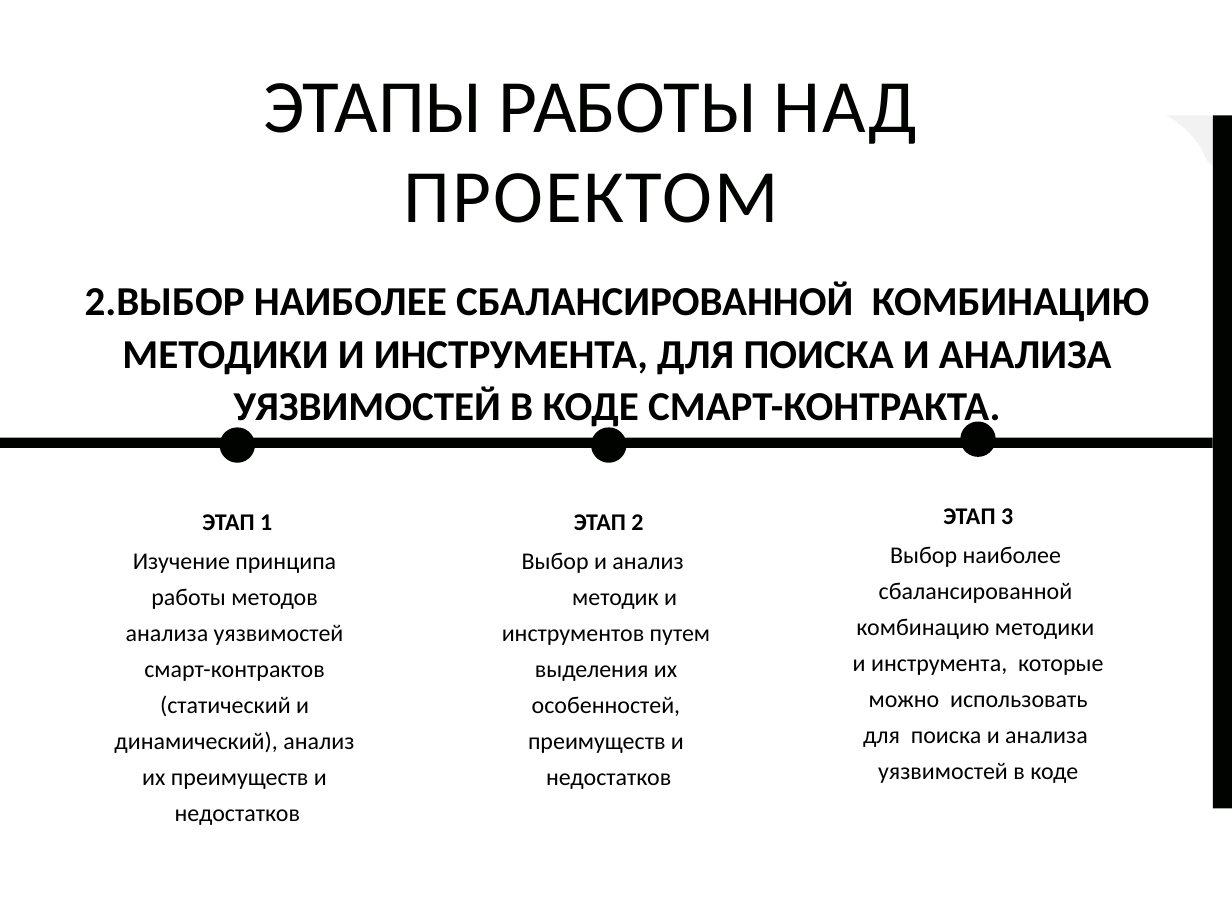
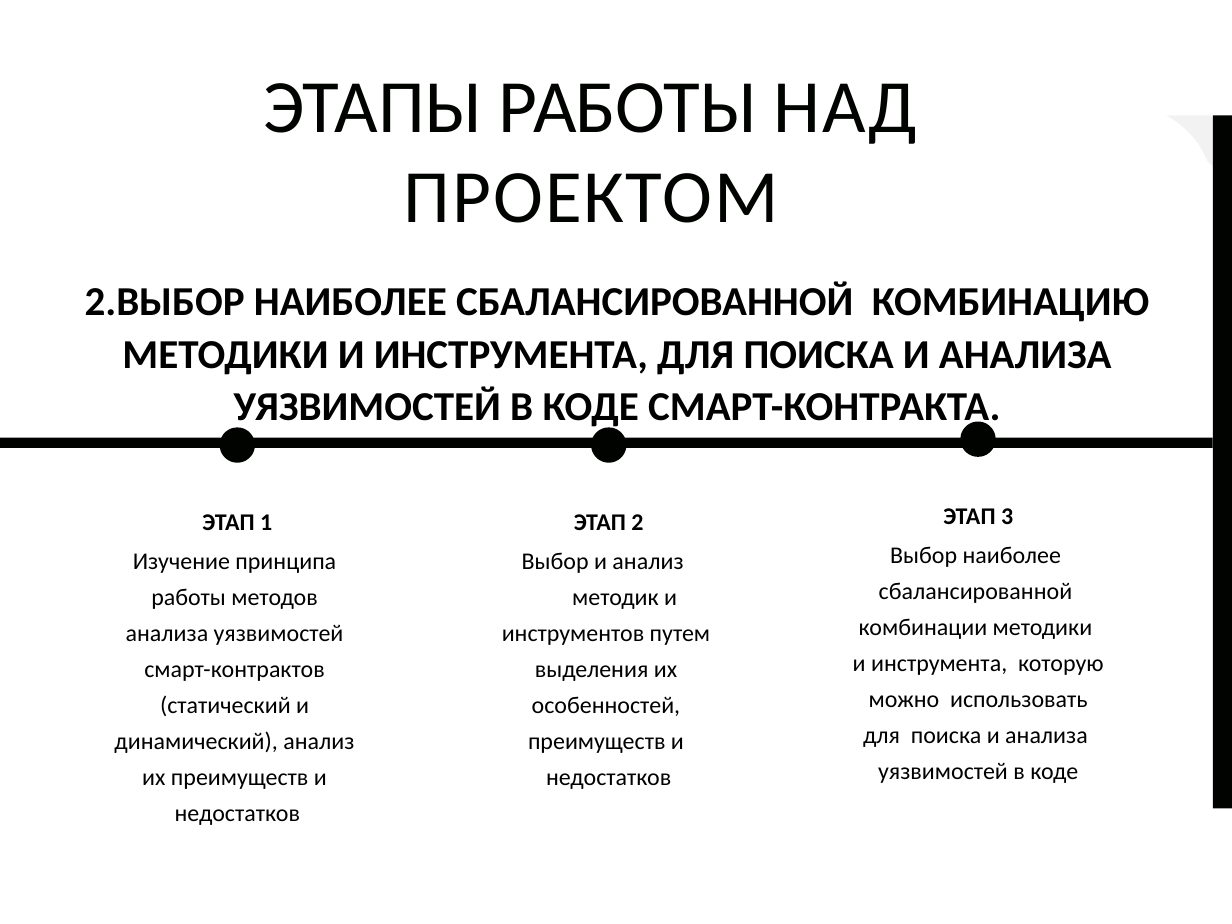
Before and after one commit to FyZzyss/Ocenka_uyazvimosti, a slide deck: slide 4 of reports/презентация.pptx. Drawn at 1232x924 pixels with LibreOffice and Linux fonts; fonts in the diff are those of the drawing; background and template pictures are left out. Boxes give left, top, right and bottom in pixels: in the first picture for what was removed or moved away, otherwise in the second. Text is boxed around its words. In the diff, an @@ line names an element or a change of style, - is before the commit and + after.

```diff
--- a/reports/презентация.pptx
+++ b/reports/презентация.pptx
@@ text at (853,546,1104,783): text changed @@
-Выбор наиболее сбалансированной комбинацию методики и инструмента, которые можно использовать для поиска и анализа уязвимостей в коде
+Выбор наиболее сбалансированной комбинации методики и инструмента, которую можно использовать для поиска и анализа уязвимостей в коде
```
